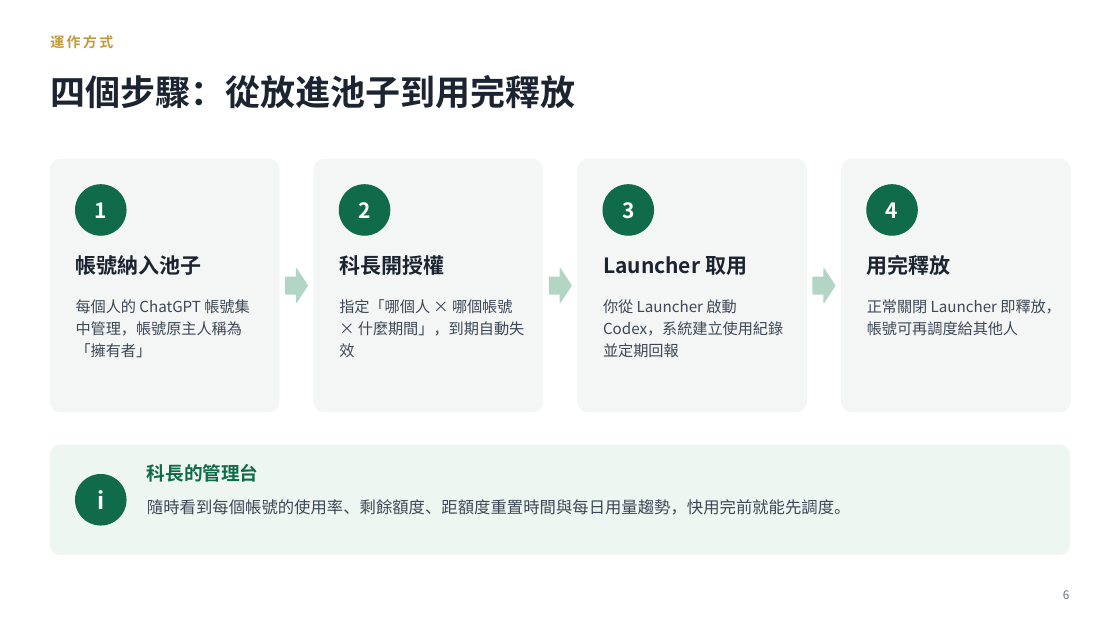
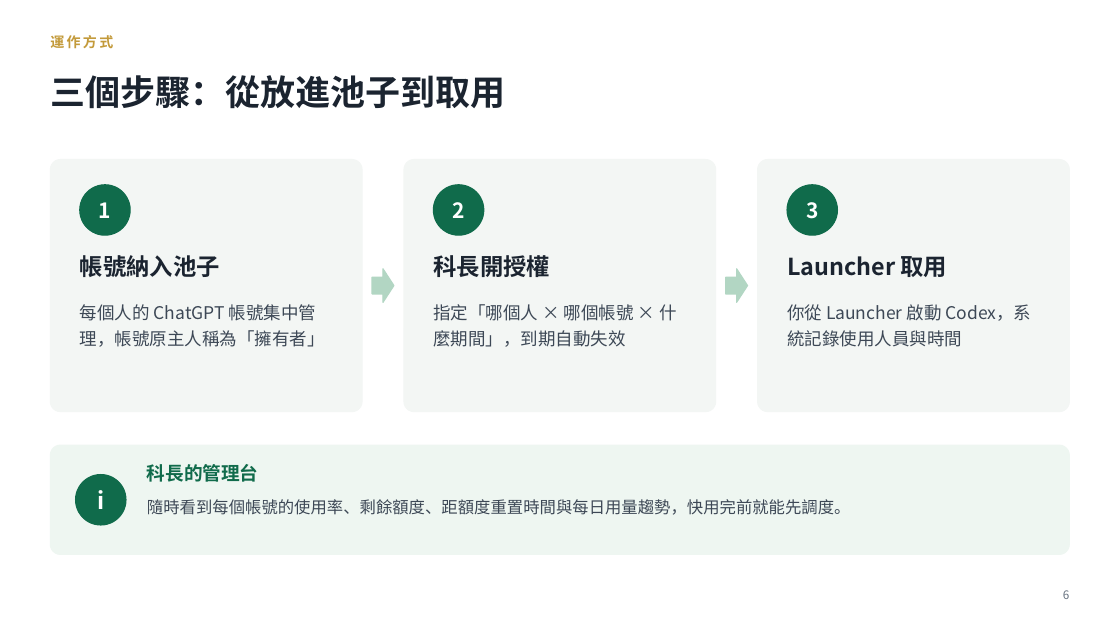
Before and after one commit to Wayne-Kao/cathay, a slide deck: slide 6 of Codex共用額度池說明.pptx. Drawn at 1120x630 pixels with LibreOffice and Linux fonts; fonts in the diff are those of the drawing. Boxes give left, top, right and bottom in pixels: in the first picture for what was removed or moved away, otherwise in the second. Text is boxed around its words. In the diff, an @@ line names an element or a change of style, - is before the commit and + after.

```diff
--- a/Codex共用額度池說明.pptx
+++ b/Codex共用額度池說明.pptx
@@ text at bbox=[50, 75, 505, 109]: text changed @@
-四個步驟：從放進池子到用完釋放
+三個步驟：從放進池子到取用
@@ rounded rectangle: place and size @@
-rounded rectangle at bbox=[50, 160, 279, 412]
+rounded rectangle at bbox=[50, 160, 362, 412]
@@ proportions changed in 3 elements at bbox=[50, 160, 362, 412], bbox=[758, 160, 1070, 412], bbox=[404, 160, 716, 412] @@
@@ rounded rectangle: place and size @@
-rounded rectangle at bbox=[314, 160, 543, 412]
+rounded rectangle at bbox=[404, 160, 716, 412]
@@ rounded rectangle removed at bbox=[578, 160, 807, 412] @@
@@ rounded rectangle: place and size @@
-rounded rectangle at bbox=[842, 160, 1070, 412]
+rounded rectangle at bbox=[758, 160, 1070, 412]
@@ text "1": place and size @@
-text "1" at bbox=[95, 202, 107, 218]
+text "1" at bbox=[99, 202, 111, 218]
@@ ellipse: place and size @@
-ellipse at bbox=[76, 185, 126, 235]
+ellipse at bbox=[80, 185, 130, 235]
@@ text "2": place and size @@
-text "2" at bbox=[358, 202, 370, 218]
+text "2" at bbox=[452, 202, 464, 218]
@@ ellipse: place and size @@
-ellipse at bbox=[339, 185, 390, 235]
+ellipse at bbox=[434, 185, 484, 235]
@@ ellipse removed at bbox=[603, 185, 654, 235] @@
@@ text "3": place and size @@
-text "3" at bbox=[622, 202, 634, 219]
+text "3" at bbox=[806, 202, 818, 219]
@@ ellipse: place and size @@
-ellipse at bbox=[867, 185, 918, 235]
+ellipse at bbox=[787, 185, 838, 235]
@@ text removed at bbox=[886, 202, 898, 218] @@
-4
@@ right arrow: place and size @@
-right arrow at bbox=[286, 269, 308, 302]
+right arrow at bbox=[372, 269, 394, 302]
@@ text "科長開授權": place and size @@
-text "科長開授權" at bbox=[339, 255, 444, 275]
+text "科長開授權" at bbox=[433, 255, 550, 277]
@@ right arrow removed at bbox=[549, 269, 571, 302] @@
@@ right arrow: place and size @@
-right arrow at bbox=[813, 269, 835, 302]
+right arrow at bbox=[726, 269, 748, 302]
@@ size 18 to 20 pt in 3 elements at bbox=[80, 255, 220, 277], bbox=[433, 255, 550, 277], bbox=[787, 256, 948, 277] @@
@@ text "Launcher 取用": place and size @@
-text "Launcher 取用" at bbox=[603, 256, 747, 275]
+text "Launcher 取用" at bbox=[787, 256, 948, 277]
@@ text removed at bbox=[867, 255, 951, 275] @@
-用完釋放
@@ text "每個人的 ChatGPT 帳號集中管理，帳號原主人稱為「擁有者」" at bbox=[80, 304, 325, 347]: size 13 to 15 pt @@
@@ text "指定「哪個人 × 哪個帳號 × 什麼期間」，到期自動失效" at bbox=[433, 304, 676, 347]: size 13 to 15 pt @@
@@ text "指定「哪個人 × 哪個帳號 × 什麼期間」，到期自動失效": place and size @@
-text "指定「哪個人 × 哪個帳號 × 什麼期間」，到期自動失效" at bbox=[339, 299, 524, 357]
+text "指定「哪個人 × 哪個帳號 × 什麼期間」，到期自動失效" at bbox=[433, 304, 676, 347]
@@ text removed at bbox=[867, 299, 1061, 335] @@
-正常關閉 Launcher 即釋放，帳號可再調度給其他人
@@ text at bbox=[787, 304, 1032, 347]: text changed; size 13 to 15 pt @@
-你從 Launcher 啟動 Codex，系統建立使用紀錄並定期回報
+你從 Launcher 啟動 Codex，系統記錄使用人員與時間
```
Also in this commit, not shown: 7 other slides changed, 1 slide added, 4 slides removed.
